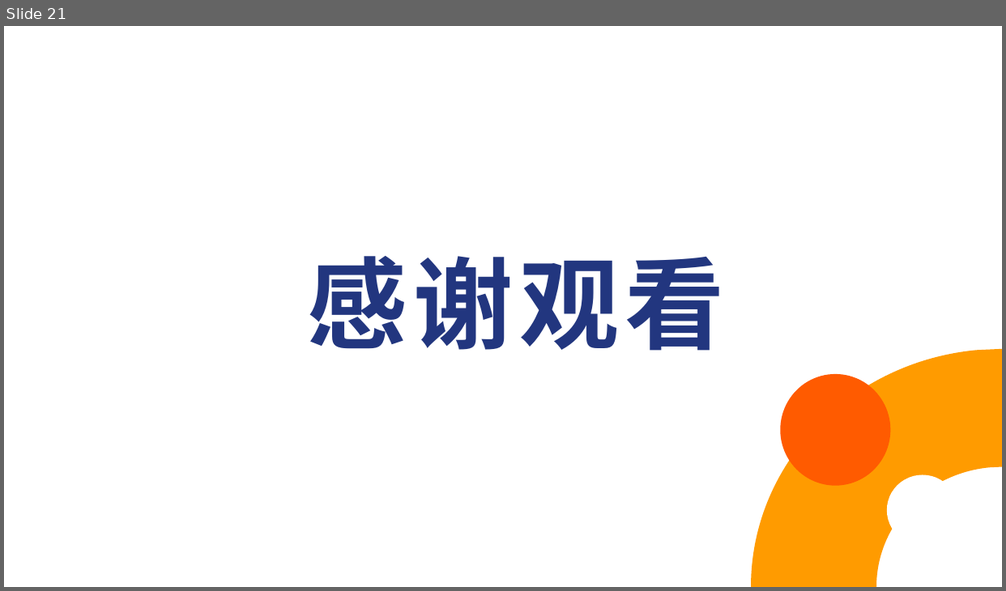
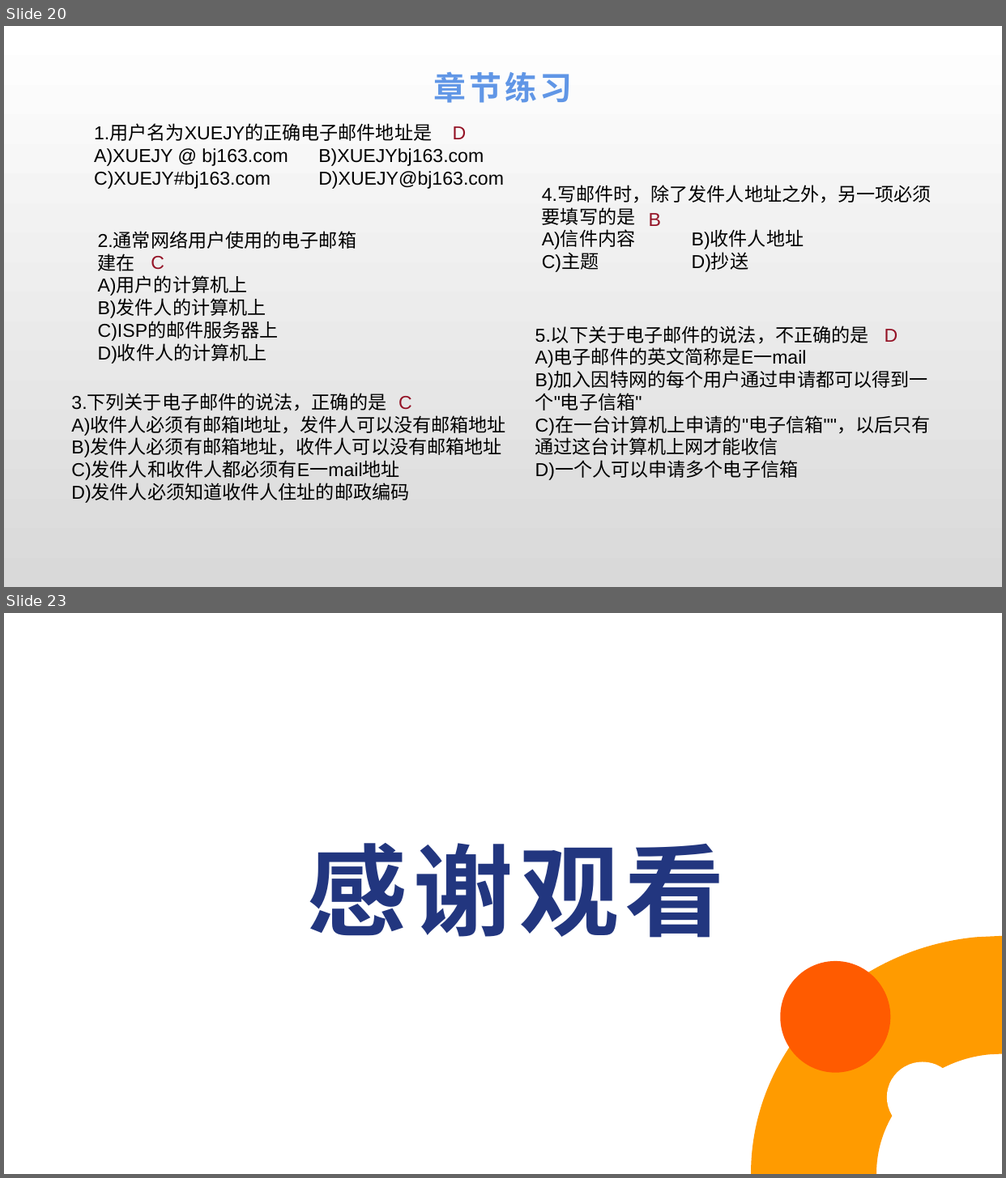
Before and after one commit to cckmit/typora-note, a slide deck: 计算机基础知识/计算机基础/计算机基础知识_第5章.pptx. Shown one above the other, each under a label of ours: slide 21 before the commit, slides 20 and 23 after it; the slides between them are not shown. The pictures are 1006x591 and 1006x1178 pixels, drawn with LibreOffice and Linux fonts; fonts in the diff are those of the drawing; background and template pictures are left out. Boxes give left, top, right and bottom in pixels: in the first picture for what was removed or moved away, otherwise in the second. Text is boxed around its words. In the diff, an @@ line names an element or a change of style, - is before the commit and + after.

```diff
--- a/计算机基础知识/计算机基础/计算机基础知识_第5章.pptx
+++ b/计算机基础知识/计算机基础/计算机基础知识_第5章.pptx
@@ slide 20 added at bbox=[4, 26, 1002, 587], background gradient #FFFFFF to #D9D9D9 @@
@@ title added at bbox=[434, 72, 573, 103], 31.1 pt, text #6096E6, bold @@
+章节练习
@@ text added at bbox=[94, 125, 504, 189], 18 pt, text #000000 @@
+1.用户名为XUEJY的正确电子邮件地址是
+A)XUEJY @ bj163.com B)XUEJYbj163.com
+C)XUEJY#bj163.com D)XUEJY@bj163.com
@@ text added at bbox=[453, 126, 467, 139], 18 pt, text #941225 @@
+D
@@ text added at bbox=[542, 186, 931, 272], 18 pt, text #000000 @@
+4.写邮件时，除了发件人地址之外，另一项必须要填写的是
+A)信件内容 B)收件人地址
+C)主题 D)抄送
@@ text added at bbox=[649, 213, 661, 226], 18 pt, text #941225 @@
+B
@@ text added at bbox=[98, 233, 357, 364], 18 pt, text #000000 @@
+2.通常网络用户使用的电子邮箱建在
+A)用户的计算机上
+B)发件人的计算机上
+C)ISP的邮件服务器上
+D)收件人的计算机上
@@ text added at bbox=[151, 256, 164, 270], 18 pt, text #941225 @@
+C
@@ text added at bbox=[535, 327, 931, 480], 18 pt, text #000000 @@
+5.以下关于电子邮件的说法，不正确的是
+A)电子邮件的英文简称是E一mail
+B)加入因特网的每个用户通过申请都可以得到一个"电子信箱"
+C)在一台计算机上申请的"电子信箱""，以后只有通过这台计算机上网才能收信
+D)一个人可以申请多个电子信箱
@@ text added at bbox=[884, 329, 898, 342], 18 pt, text #941225 @@
+D
@@ text added at bbox=[71, 395, 505, 503], 18 pt, text #000000 @@
+3.下列关于电子邮件的说法，正确的是
+A)收件人必须有邮箱l地址，发件人可以没有邮箱地址
+B)发件人必须有邮箱地址，收件人可以没有邮箱地址
+C)发件人和收件人都必须有E一mail地址
+D)发件人必须知道收件人住址的邮政编码
@@ text added at bbox=[398, 396, 412, 409], 18 pt, text #941225 @@
+C
@@ what was slide 21 is now slide 23 @@
```
Also in this commit, not shown: 2 slides changed, 17 other slides added, 16 slides removed, 3 other files.
